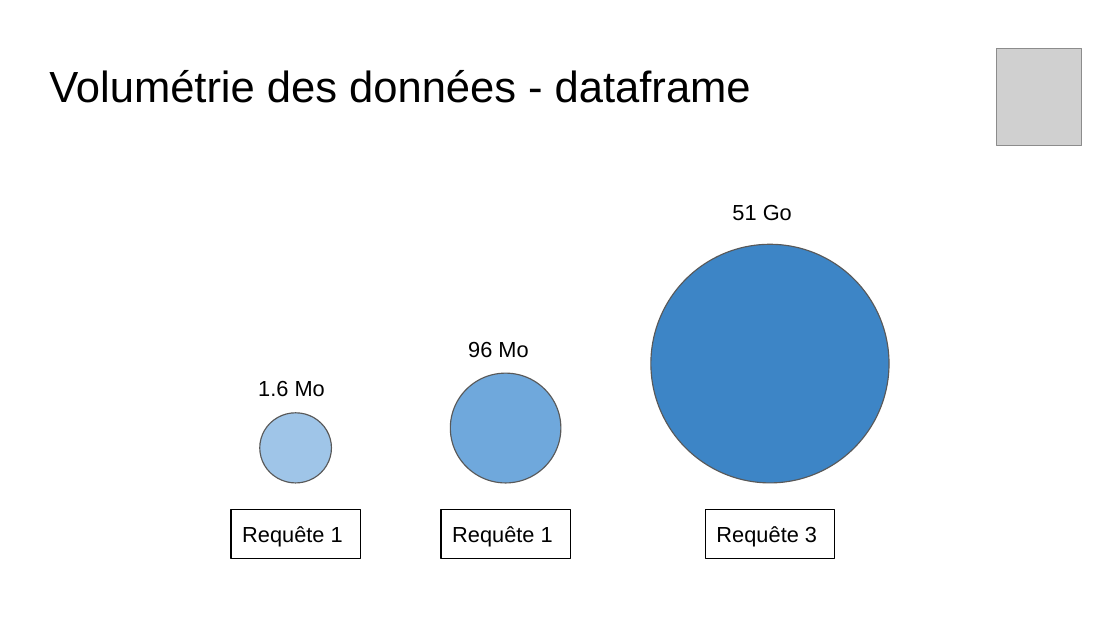
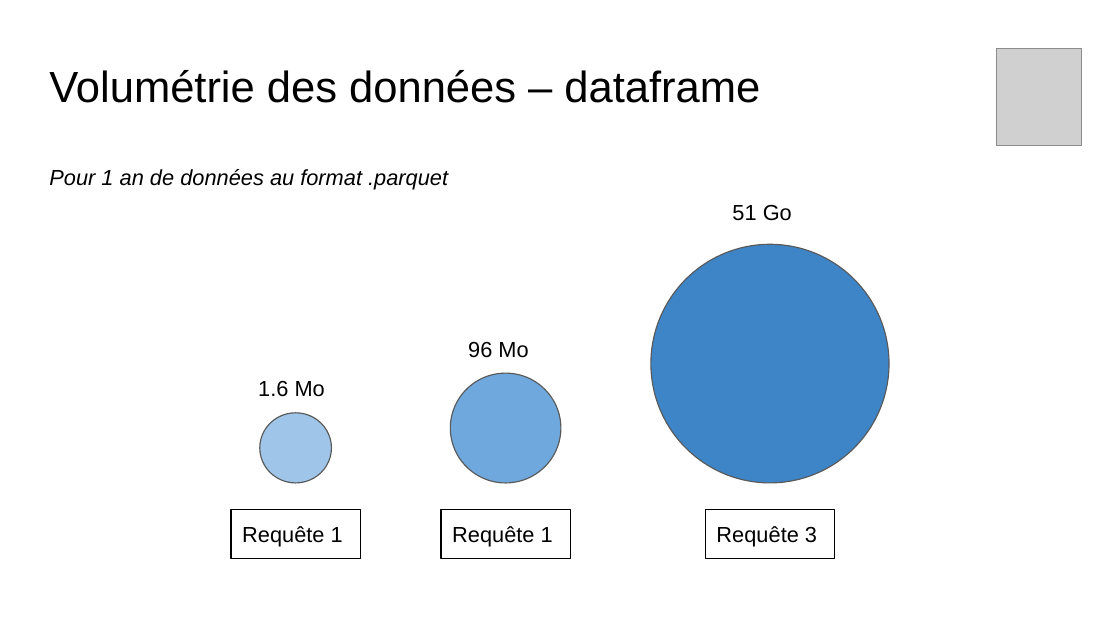
Before and after one commit to nguyenlaurent/gdelt, a slide deck: slide 10 of Projet Big Big Data 2020-2021.pptx. Drawn at 1120x630 pixels with LibreOffice and Linux fonts; fonts in the diff are those of the drawing; grey boxes stand for pictures. Boxes give left, top, right and bottom in pixels: in the first picture for what was removed or moved away, otherwise in the second. Text is boxed around its words. In the diff, an @@ line names an element or a change of style, - is before the commit and + after.

Commit message:
added 1 slide

```diff
--- a/Projet Big Big Data 2020-2021.pptx
+++ b/Projet Big Big Data 2020-2021.pptx
@@ title at <box>49,70,760,190</box>: text changed; size 28 to 14 pt; italic on @@
-Volumétrie des données - dataframe
+Volumétrie des données – dataframe
+Pour 1 an de données au format .parquet
```
Also in this commit, not shown: 1 slide added, 3 other files.
